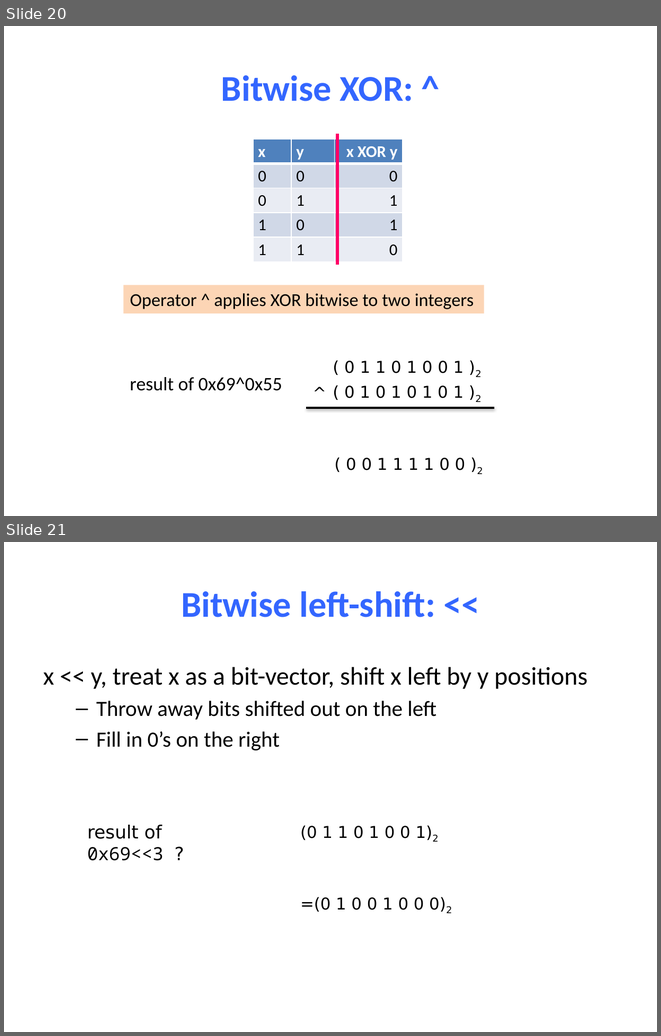
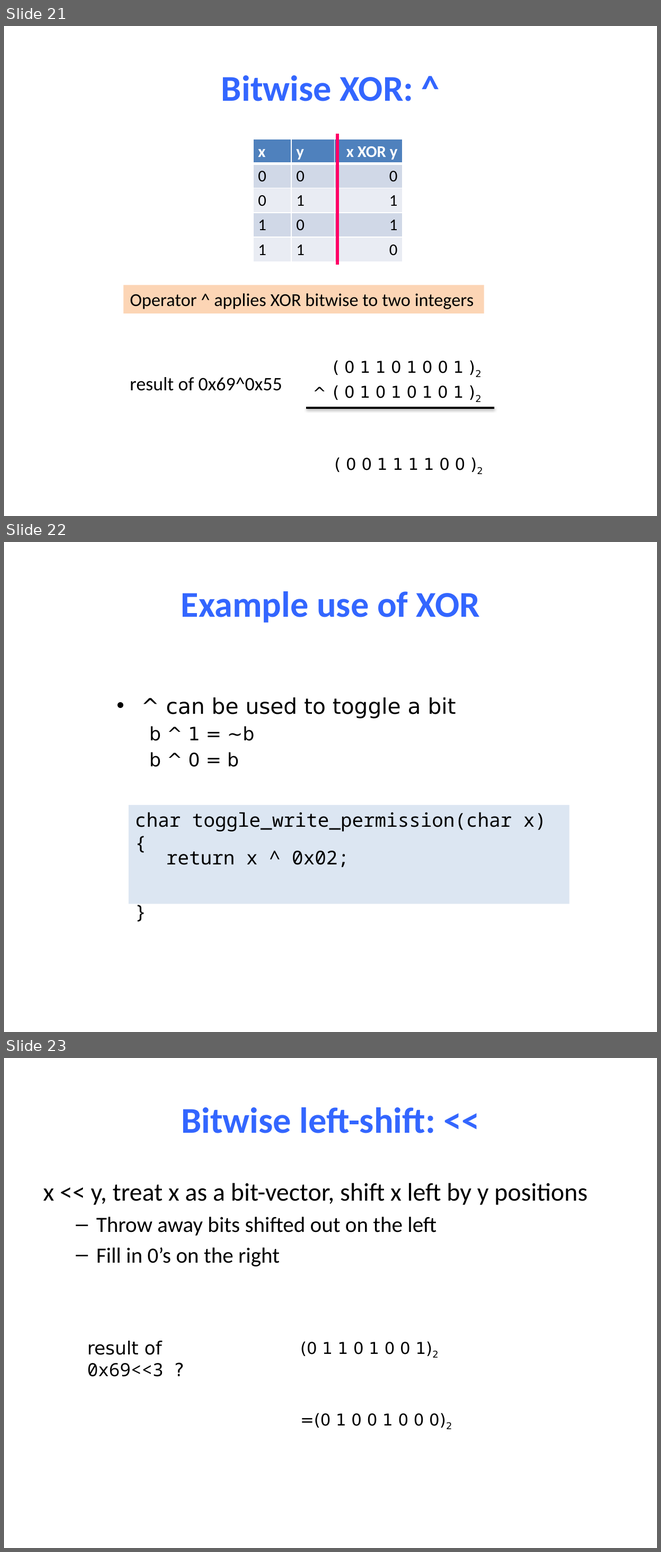
Before and after one commit to NYU-CSO/nyu-cso.github.io, a slide deck: notes/04-C_Basics.pptx. Shown one above the other, each under a label of ours: slides 20 and 21 before the commit, slides 21, 22 and 23 after it. The pictures are 661x1036 and 661x1552 pixels, drawn with LibreOffice and Linux fonts; fonts in the diff are those of the drawing. Boxes give left, top, right and bottom in pixels: in the first picture for what was removed or moved away, otherwise in the second. Text is boxed around its words. In the diff, an @@ line names an element or a change of style, - is before the commit and + after.

```diff
--- a/notes/04-C_Basics.pptx
+++ b/notes/04-C_Basics.pptx
@@ slide 22 added at (x1=4, y1=542, x2=657, y2=1032), background #FFFFFF @@
@@ title added at (x1=181, y1=591, x2=480, y2=623), 40 pt, text #3366FF, bold @@
+Example use of XOR
@@ text added at (x1=149, y1=697, x2=456, y2=767), 23.8 pt, text #000000 @@
+• ^ can be used to toggle a bit
+  b ^ 1 = ~b
+  b ^ 0 = b
@@ rectangle added at (x1=129, y1=804, x2=570, y2=903), fill #DCE6F2, 21 pt, text #000000 @@
+char toggle_write_permission(char x) {
+}
@@ text added at (x1=166, y1=850, x2=349, y2=867), 21 pt, text #000000 @@
+return x ^ 0x02;
@@ what was slide 20 is now slide 21 @@
@@ what was slide 21 is now slide 23 @@
```
Also in this commit, not shown: 5 slides changed, 2 other slides added, 1 other file.
